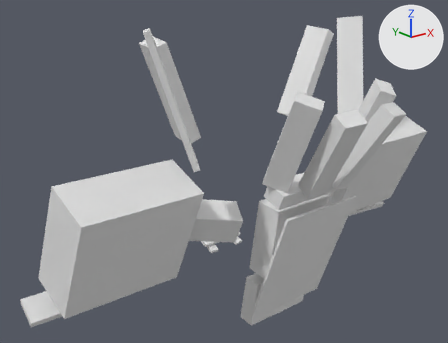
Before and after pictures for a commit that changed the FBX model Lost Items S.A/Assets/Prefabs/Characters/animations/F1nder_Animation_MoveAspirador.fbx.
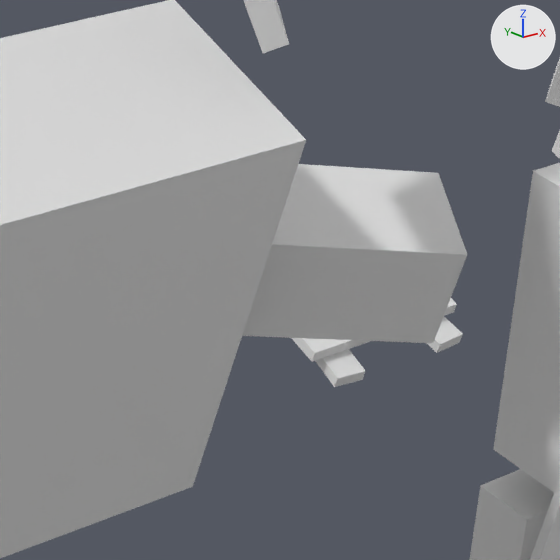
Each version is shown whole from a 50 mm lens placed at (-2.685, -4.279, 1.189), pointed at (-0.266, -1.256, -0.02), then close up on the part from 29% to 59% of the width and 47% to 86% of the height. The lights are fixed; the arrows at upper right show +X, +Y and +Z. Both versions are drawn at frame 67 of the action 'Take 001'; the numbers are the values there.

Script lines for the objects in view, before the commit:
```python
me_mesh_009 = bpy.data.meshes.new('Mesh.009')
me_mesh_009.from_pydata(...)  # a box spanning x 0.0..0.178, y -0.251..0.251, z -0.229..0.229
me_mesh_019 = bpy.data.meshes.new('Mesh.019')
me_mesh_019.from_pydata(...)  # a box spanning x 0.0..0.022, y -0.11..0.11, z -0.03..0.03
me_mesh_020 = bpy.data.meshes.new('Mesh.020')
me_mesh_020.from_pydata(...)  # a box spanning x 0.0..0.022, y -0.11..0.11, z -0.03..0.03
ob_catrighub001bone004 = bpy.data.objects.new('CATRigHub001Bone004', me_mesh_009)
ob_catrighub001bone004.location = (0.011, -1.499, -0.4)
ob_catrighub001bone004.rotation_euler = (-1.571, 0.159, -1.535)  # degrees (-90, 9.1, -88)
ob_catrighub001bone008bone001 = bpy.data.objects.new('CATRigHub001Bone008Bone001', me_mesh_019)
ob_catrighub001bone008bone001.parent = ob_catrighub001bone008
ob_catrighub001bone008bone001.location = (0.0219, 0.0, -0.109)
ob_catrighub001bone008bone001.rotation_euler = (0.0873, 0.0, 0.0)  # degrees (5, 0, 0)
ob_catrighub001bone008bone002 = bpy.data.objects.new('CATRigHub001Bone008Bone002', me_mesh_020)
ob_catrighub001bone008bone002.parent = ob_catrighub001bone008
ob_catrighub001bone008bone002.location = (0.0219, 0.0, 0.109)
ob_catrighub001bone008bone002.rotation_euler = (-0.0873, 0.0, 0.0)  # degrees (-5, 0, 0)
# also in view: 'CATRigHub001Bone001Bone001Bone002' at (-0.795, -1.459, 0.538); 'CATRigHub001Bone003' at (0.019, -1.72, -0.548); 'CATRigHub001Bone001' at (-0.529, -1.426, -0.244); 'CATRigHub001Bone008' at (-0.012, -0.88, -0.664); 'CATRigHub001Bone001Bone001' at (-1.115, -1.378, -0.209)
```
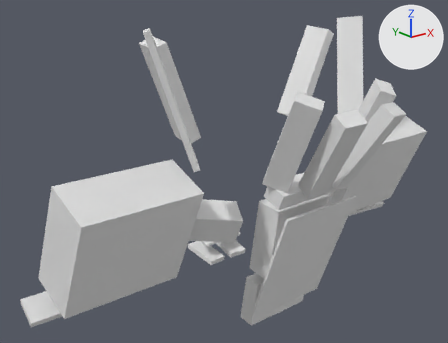
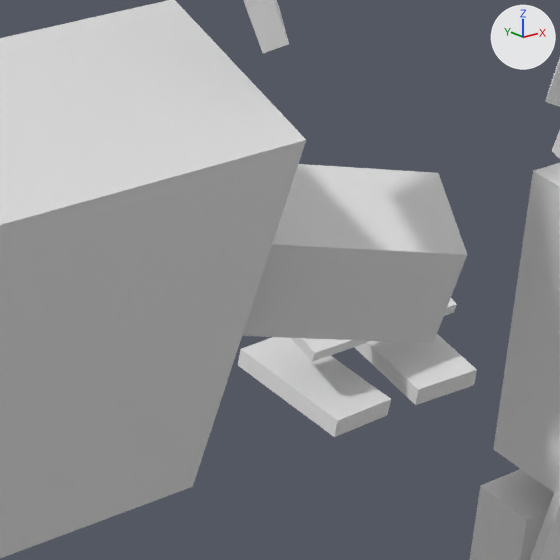
What differs and where, as boxes (x1, y1, x2, y2) in the close-ups (560 x 560 px):
'CATRigHub001Bone008Bone001', moved, turned, rescaled
    before: (315, 349, 366, 387)
    after: (238, 337, 391, 437)
'CATRigHub001Bone008Bone002', moved, turned, rescaled
    before: (427, 317, 463, 353)
    after: (354, 334, 477, 405)

What the commit changed:
Object 'CATRigHub001Bone008Bone002' (ob_catrighub001bone008bone002) moves from (0.0219, 0.0, 0.109) to (0.105, -0.0221, 0.109).
Object 'CATRigHub001Bone008Bone002' (ob_catrighub001bone008bone002) turns from (-5, 0, 0) to (4.1, -2.3, -10) degrees about x, y and z.
Object 'CATRigHub001Bone008Bone002' (ob_catrighub001bone008bone002) is rescaled from (1.0, 1.0, 1.0) to (1.62, 1.17, 2.23).
Object 'CATRigHub001Bone008Bone001' (ob_catrighub001bone008bone001) moves from (0.0219, 0.0, -0.109) to (0.105, -0.0221, -0.109).
Object 'CATRigHub001Bone008Bone001' (ob_catrighub001bone008bone001) turns from (5, 0, 0) to (-4.9, 3, -11) degrees about x, y and z.
Object 'CATRigHub001Bone008Bone001' (ob_catrighub001bone008bone001) is rescaled from (1.0, 1.0, 1.0) to (1.62, 1.17, 2.23).
